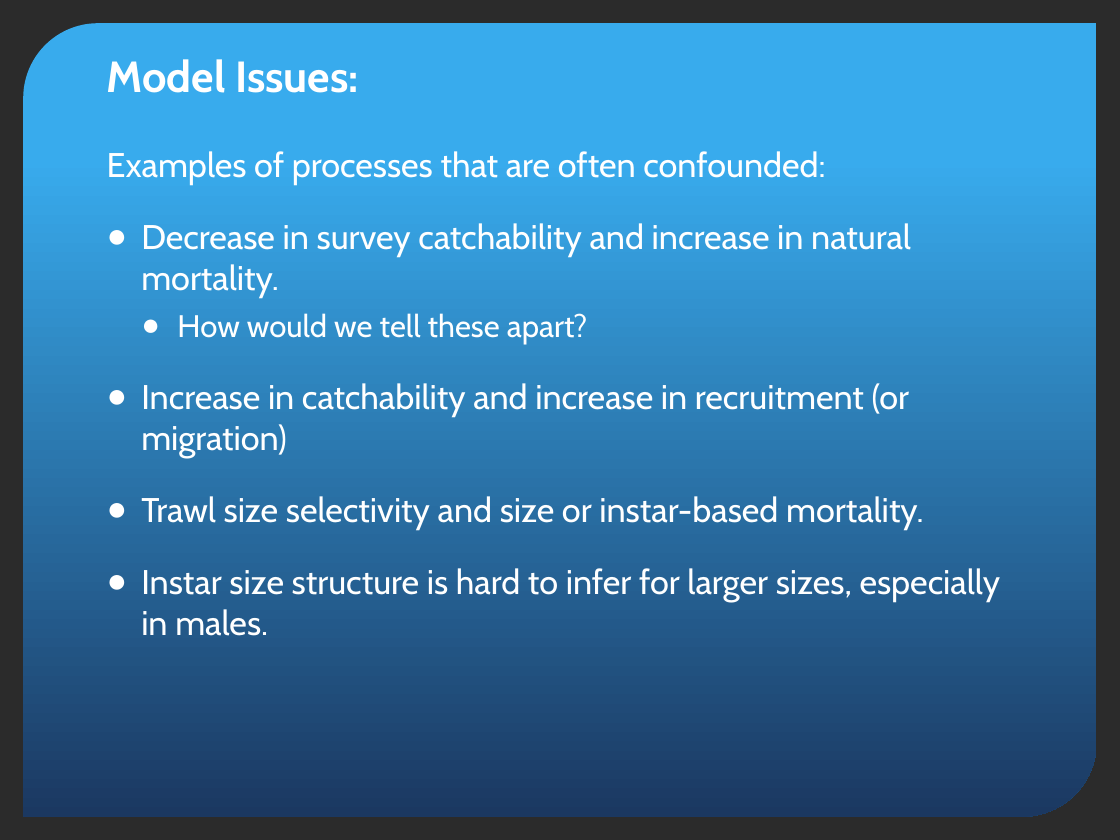
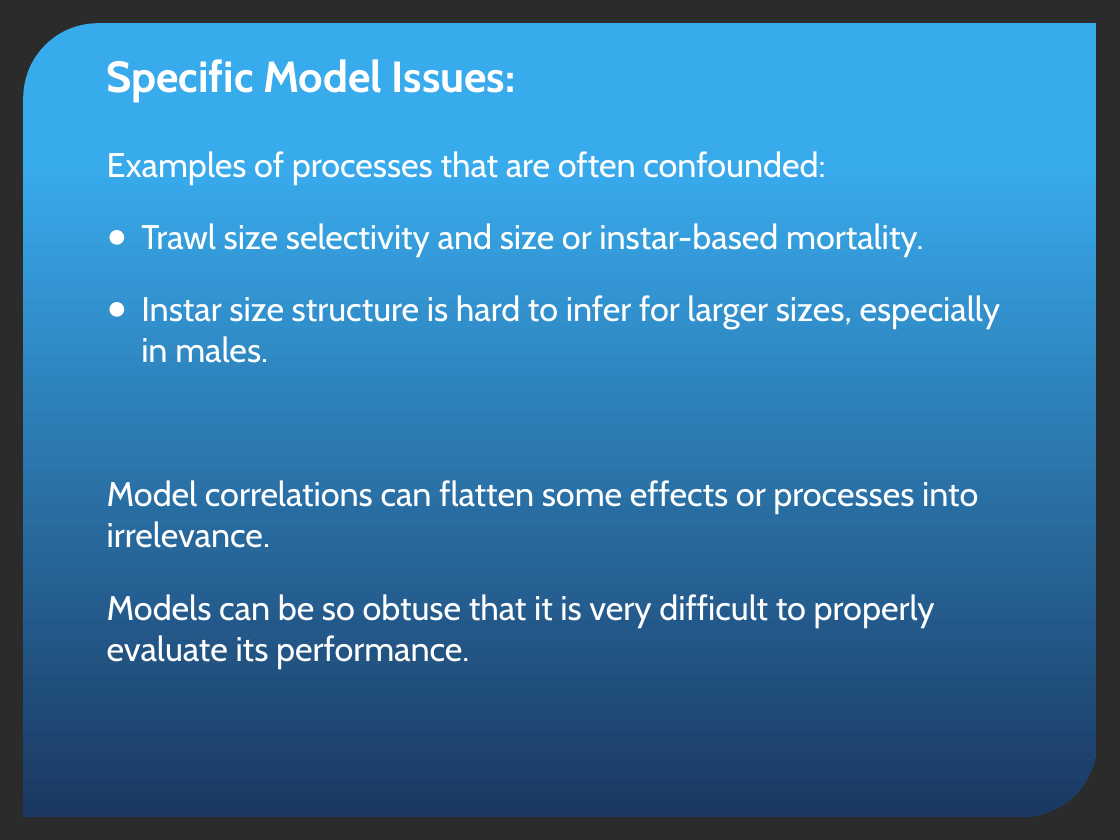
Before and after one commit to TobieSurette/snow-crab-population-dynamics, a slide deck: slide 19 of snow crab/Population Model.pptx (slide 18 before the commit). Drawn at 1120x840 pixels with LibreOffice and Linux fonts; fonts in the diff are those of the drawing; background and template pictures are left out; a plain dark background stands for a picture behind light text. Boxes give left, top, right and bottom in pixels: in the first picture for what was removed or moved away, otherwise in the second. Text is boxed around its words. In the diff, an @@ line names an element or a change of style, - is before the commit and + after.

```diff
--- a/snow crab/Population Model.pptx
+++ b/snow crab/Population Model.pptx
@@ title at (107,59,516,103): text changed @@
-Model Issues:
+Specific Model Issues:
@@ text at (141,223,911,458): paragraphs removed @@
-● Decrease in survey catchability and increase in natural mortality.
-  ● How would we tell these apart?
-● Increase in catchability and increase in recruitment (or migration)
@@ text at (107,480,978,669): paragraphs added @@
+Model correlations can flatten some effects or processes into irrelevance.
+Models can be so obtuse that it is very difficult to properly evaluate its performance.
```
Also in this commit, not shown: 12 other slides changed, 4 slides added, 3 slides removed.
